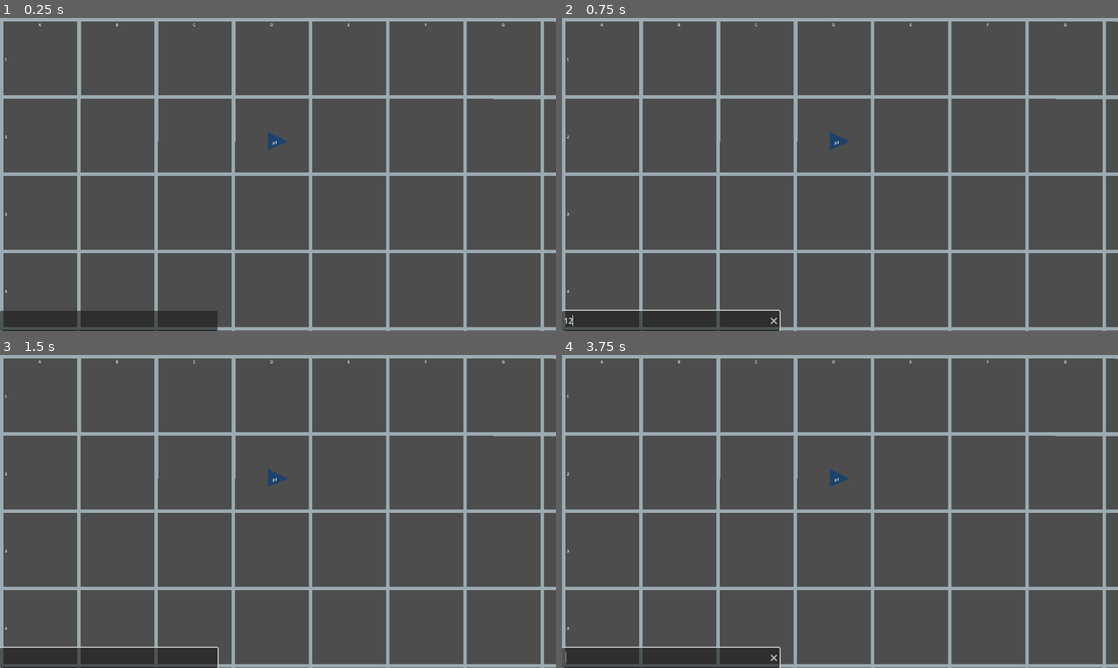
Above: before the commit, frames 1-4 (two rows, left to right).
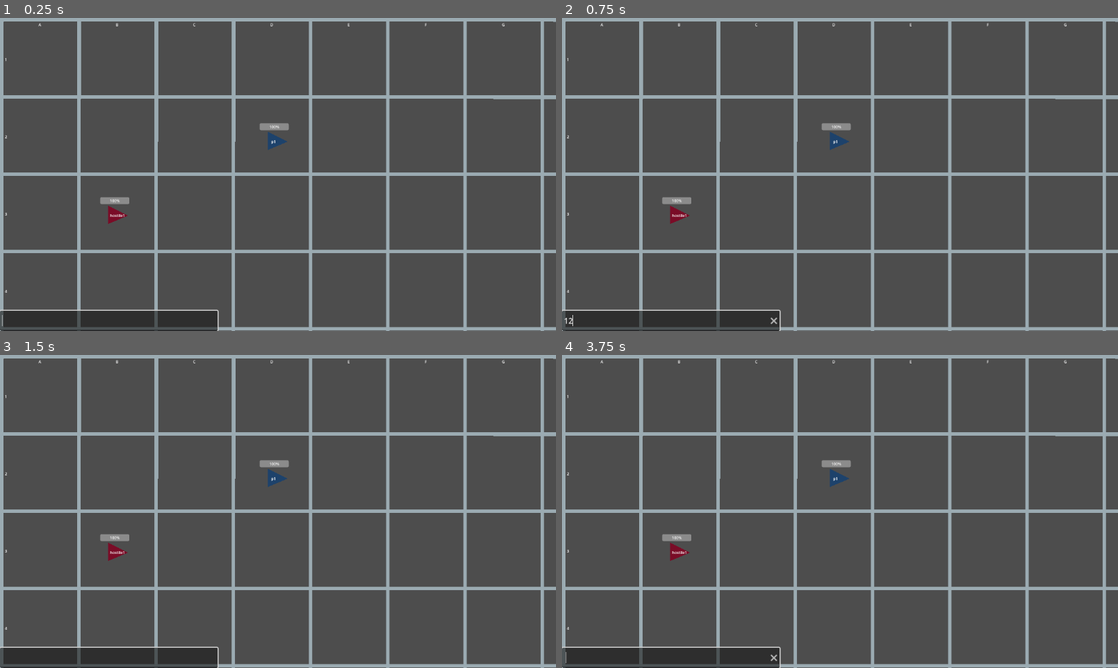
Above: after the commit, the same moments.

Repository: konkord16/code-geass
Game: Godot game, scene res://test.tscn
The game is run twice, just before and just after one commit, with the same random seed, the same clock (stepped at 60 frames per second) and the same inputs.
Inputs (mouse positions are in pixels of both pictures, inside the frame that each line leads up to):
- Up to frame 1 (0.25 s): no input
- Up to frame 2 (0.75 s): click (673, 321) at 0.52 s; type "12" at 0.6 s
- Up to frame 3 (1.5 s): tap Enter at 1.25 s
- Up to frame 4 (3.75 s): tap Space at 2, 3.5 s; tap Enter at 2.75 s

The runs differ from the first frame. In frame 1, 0.6% of the frame differs, in the area x 0-52%, y 33-100%; in frame 2, 0.4%; in frame 3, 0.4%; in frame 4, 0.4%.

Commit message:
added attacking

Diff:
--- a/Scripts/enemy.gd
+++ b/Scripts/enemy.gd
@@ -1,5 +1,6 @@
 extends Unit
 
-enum State{
-
-}
+#func _ready() -> void:
+	#squad = "hostile"
+	#number = "1"
+	#super()
--- a/Scripts/entity.gd
+++ b/Scripts/entity.gd
@@ -1,11 +1,19 @@
-extends Node
+class_name Entity
+extends Node2D
 
+signal died
+@export var max_hp := 100.0
+var hp := max_hp:
+	set = set_hp
 
-# Called when the node enters the scene tree for the first time.
-func _ready() -> void:
-	pass # Replace with function body.
+func take_damage(damage : float) -> void:
+	hp -= damage
+	if hp <= 0:
+		die()
 
+func die() -> void:
+	queue_free()
+	died.emit()
 
-# Called every frame. 'delta' is the elapsed time since the previous frame.
-func _process(delta: float) -> void:
+func set_hp(new_hp):
 	pass
--- a/Scripts/input_console.gd
+++ b/Scripts/input_console.gd
@@ -1,18 +1,22 @@
 extends CanvasLayer
 
 var commands = [
-	"move to"
+	"move to",
+	"attack"
 ]
+
+func _ready() -> void:
+	%LineEdit.grab_focus()
 
 func _on_line_edit_text_submitted(input: String) -> void:
 	%LineEdit.text = ""
-	#for command in commands:
-		#if command in input:
-			#match command:
-				#"move to":
-					#
-	if "move to" in input:
-		var keywords = input.split(' ')
-		var target = keywords[-1]
-		get_tree().call_group(keywords[0], "move_to", Cords.translate(target))
-		print(target)
+	for command in commands:
+		if command in input:
+			var keywords = input.split(' ')
+			match command:
+				"move to":
+					var target = keywords[-1]
+					get_tree().call_group(keywords[0], "move_to", Cords.translate(target))
+				"attack":
+					var target = keywords[-1]
+					get_tree().call_group(keywords[0], "attack", get_tree().get_first_node_in_group(target))
--- a/Scripts/map.gd
+++ b/Scripts/map.gd
@@ -16,4 +16,3 @@
 		label.text = str(i + 1)
 		label.global_position = Vector2(20, cell_size/2 + i * cell_size)
 		add_child(label)
-	print(Cords.translate("B3"))
--- a/Scripts/unit.gd
+++ b/Scripts/unit.gd
@@ -1,33 +1,41 @@
+extends Entity
 class_name Unit
-extends Node2D
 
-var squad : String
-var number : String
+@export var squad : String
+@export var number : String
 @export var alignment : String
+@export var move_speed := 5.0
 @export var attack_range : float
-@export var max_hp := 100
-@export var move_speed := 5.0
-var hp := max_hp
+@export var attack_damage : float
+@export var attack_cd : float
 var velocity := Vector2.ZERO
-var attack_target : Node2D
+var attack_target : Entity
 var follow := false
+var moving:= false
 var shooting := false
-var moving:= false
 var move_target : Vector2
 @onready var nav_agent: NavigationAgent2D = $NavigationAgent2D
 
 func _ready() -> void:
 	%Label.text = squad+number
 	add_to_group(squad+number)
+	%AttackCooldown.wait_time = attack_cd
+	%ProgressBar.max_value = max_hp
+	%ProgressBar.value = hp
 
 func _physics_process(delta: float) -> void:
+	if shooting:
+		return
 	if attack_target:
+		if attack_target.hp <= 0:
+			attack_target = null
+			return
 		var target = attack_target.global_position
 		if global_position.distance_to(target) > attack_range and follow:
 			move_to(target)
-		elif global_position.distance_to(target) < attack_range*0.8:
+		elif global_position.distance_to(target) < attack_range * 0.8:
 			_on_target_reached()
-			#shoot
+			try_shoot()
 	if moving:
 		var dir = to_local(nav_agent.get_next_path_position()).normalized()
 		%Polygon2D.rotation = dir.angle()
@@ -41,12 +49,25 @@
 func _on_target_reached() -> void:
 	moving = false
 
-func attack(target : Node2D) -> void:
+func attack(target : Entity) -> void:
 	attack_target = target
+	follow = true
+
+func try_shoot() -> void:
+	if %AttackCooldown.time_left > 0:
+		return
+	$AttackCooldown.start()
+	shooting = true
+	%Polygon2D.look_at(attack_target.global_position)
+	%Particles.emitting = true
+
+func _on_attack_cooldown_timeout() -> void:
+	if attack_target:
+		attack_target.take_damage(attack_damage)
+	shooting = false
+	%Particles.emitting = false
 
 
-func _on_timer_timeout() -> void:
-	attack_target.take_damage
-
-func take_damage(damage : float) -> void:
-	pass
+func set_hp(new_hp):
+	hp = new_hp
+	%ProgressBar.value = new_hp
--- a/enemy.tscn
+++ b/enemy.tscn
@@ -5,3 +5,6 @@
 
 [node name="enemy" instance=ExtResource("1_4gyqm")]
 script = ExtResource("2_qi2p4")
+
+[node name="Polygon2D" parent="." index="0"]
+color = Color(0.48019, 0.0485629, 0.155001, 1)
--- a/project.godot
+++ b/project.godot
@@ -15,6 +15,10 @@
 config/features=PackedStringArray("4.4", "Forward Plus")
 config/icon="res://icon.svg"
 
+[debug]
+
+gdscript/warnings/unused_parameter=0
+
 [display]
 
 window/stretch/mode="viewport"
--- a/test.tscn
+++ b/test.tscn
@@ -1,9 +1,10 @@
-[gd_scene load_steps=6 format=3 uid="uid://u5elswi6avan"]
+[gd_scene load_steps=7 format=3 uid="uid://u5elswi6avan"]
 
 [ext_resource type="Script" uid="uid://cg2a1ypultgnl" path="res://Scripts/map.gd" id="1_6uqi0"]
 [ext_resource type="PackedScene" uid="uid://cgk8mdwla8in5" path="res://input_console.tscn" id="1_8uh7m"]
 [ext_resource type="PackedScene" uid="uid://b705opw0eonap" path="res://unit.tscn" id="2_6uqi0"]
 [ext_resource type="Texture2D" uid="uid://7wjydepk2u6v" path="res://Sprite-0001.png" id="3_ppyta"]
+[ext_resource type="PackedScene" uid="uid://d14kw0wq8xrcn" path="res://enemy.tscn" id="5_ykrsh"]
 
 [sub_resource type="NavigationPolygon" id="NavigationPolygon_ppyta"]
 vertices = PackedVector2Array(1257.05, 748.023, -960.039, 753.969, -968.953, -1133.05, 1266.94, -1144.94)
@@ -12,15 +13,6 @@
 
 [node name="Test" type="Node2D"]
 script = ExtResource("1_6uqi0")
-
-[node name="Unit" parent="." instance=ExtResource("2_6uqi0")]
-position = Vector2(1135, 511)
-squad = "p"
-number = "1"
-
-[node name="NavigationRegion2D" type="NavigationRegion2D" parent="."]
-position = Vector2(960, 1139)
-navigation_polygon = SubResource("NavigationPolygon_ppyta")
 
 [node name="Grid" type="Sprite2D" parent="."]
 texture_filter = 1
@@ -31,8 +23,28 @@
 region_enabled = true
 region_rect = Rect2(0, 0, 512, 512)
 
+[node name="Unit" parent="." instance=ExtResource("2_6uqi0")]
+position = Vector2(1135, 511)
+squad = "p"
+number = "1"
+attack_range = 500.0
+attack_damage = 10.0
+attack_cd = 1.0
+
+[node name="NavigationRegion2D" type="NavigationRegion2D" parent="."]
+position = Vector2(960, 1139)
+navigation_polygon = SubResource("NavigationPolygon_ppyta")
+
 [node name="Camera2D" type="Camera2D" parent="."]
 position = Vector2(1152, 648)
 zoom = Vector2(0.5, 0.5)
 
 [node name="InputConsole" parent="." instance=ExtResource("1_8uh7m")]
+
+[node name="enemy" parent="." instance=ExtResource("5_ykrsh")]
+position = Vector2(474, 817)
+squad = "hostile"
+number = "1"
+attack_range = 500.0
+attack_damage = 10.0
+attack_cd = 2.0
--- a/unit.tscn
+++ b/unit.tscn
@@ -1,9 +1,6 @@
-[gd_scene load_steps=8 format=3 uid="uid://b705opw0eonap"]
+[gd_scene load_steps=9 format=3 uid="uid://b705opw0eonap"]
 
 [ext_resource type="Script" uid="uid://bpixh1wlciobu" path="res://Scripts/unit.gd" id="1_btf8p"]
-
-[sub_resource type="CircleShape2D" id="CircleShape2D_btf8p"]
-radius = 23.0868
 
 [sub_resource type="Gradient" id="Gradient_btf8p"]
 offsets = PackedFloat32Array(0, 0.706522, 1)
@@ -31,6 +28,13 @@
 color_ramp = SubResource("GradientTexture1D_ctwoc")
 hue_variation_min = -0.05
 hue_variation_max = 0.05
+collision_mode = 2
+
+[sub_resource type="CircleShape2D" id="CircleShape2D_btf8p"]
+radius = 23.0868
+
+[sub_resource type="OccluderPolygon2D" id="OccluderPolygon2D_btf8p"]
+polygon = PackedVector2Array(-25, -40, 55, 1, -26, 36)
 
 [node name="Unit" type="Area2D"]
 script = ExtResource("1_btf8p")
@@ -41,6 +45,17 @@
 offset = Vector2(16, 1)
 polygon = PackedVector2Array(-42, 35, -41, -41, 41, 0)
 
+[node name="Particles" type="GPUParticles2D" parent="Polygon2D"]
+unique_name_in_owner = true
+position = Vector2(56, 1)
+emitting = false
+explosiveness = 0.2
+trail_enabled = true
+trail_lifetime = 0.1
+trail_sections = 2
+trail_section_subdivisions = 1
+process_material = SubResource("ParticleProcessMaterial_1sk4h")
+
 [node name="CollisionShape2D" type="CollisionShape2D" parent="."]
 position = Vector2(0, -1)
 shape = SubResource("CircleShape2D_btf8p")
@@ -49,22 +64,28 @@
 
 [node name="Label" type="Label" parent="."]
 unique_name_in_owner = true
-offset_left = -5.0
-offset_top = -7.0
-offset_right = 30.0
-offset_bottom = 16.0
+offset_left = -18.0
+offset_top = -11.0
+offset_right = 17.0
+offset_bottom = 12.0
+horizontal_alignment = 1
+vertical_alignment = 1
 
-[node name="Particles" type="GPUParticles2D" parent="."]
-emitting = false
+[node name="AttackCooldown" type="Timer" parent="."]
+unique_name_in_owner = true
+wait_time = 0.001
 one_shot = true
-explosiveness = 0.2
-trail_enabled = true
-trail_lifetime = 0.1
-trail_sections = 2
-trail_section_subdivisions = 1
-process_material = SubResource("ParticleProcessMaterial_1sk4h")
+autostart = true
 
-[node name="Timer" type="Timer" parent="."]
+[node name="ProgressBar" type="ProgressBar" parent="."]
+unique_name_in_owner = true
+offset_left = -59.0
+offset_top = -75.0
+offset_right = 62.0
+offset_bottom = -46.0
+
+[node name="LightOccluder2D" type="LightOccluder2D" parent="."]
+occluder = SubResource("OccluderPolygon2D_btf8p")
 
 [connection signal="target_reached" from="NavigationAgent2D" to="." method="_on_target_reached"]
-[connection signal="timeout" from="Timer" to="." method="_on_timer_timeout"]
+[connection signal="timeout" from="AttackCooldown" to="." method="_on_attack_cooldown_timeout"]
